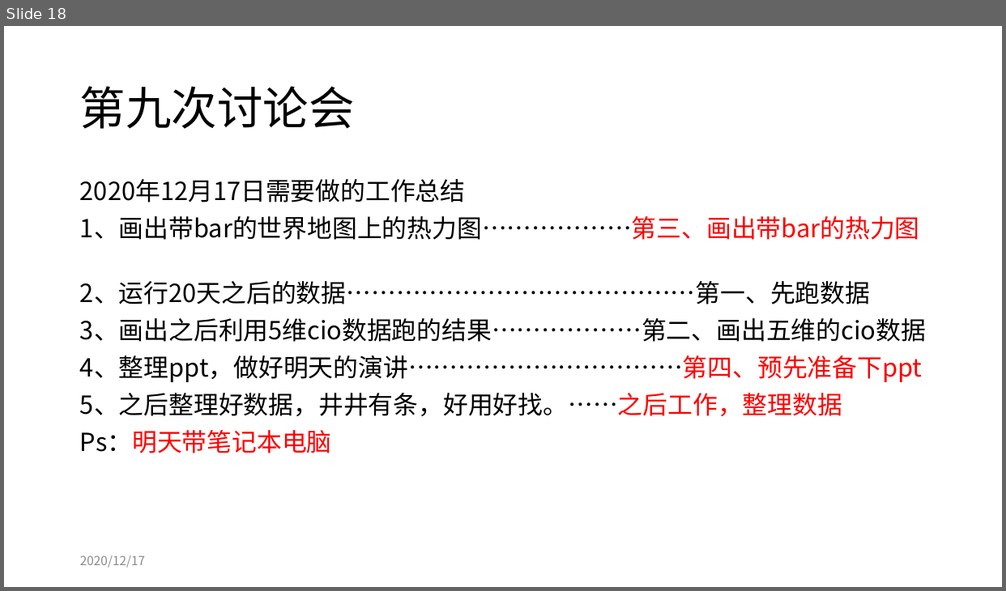
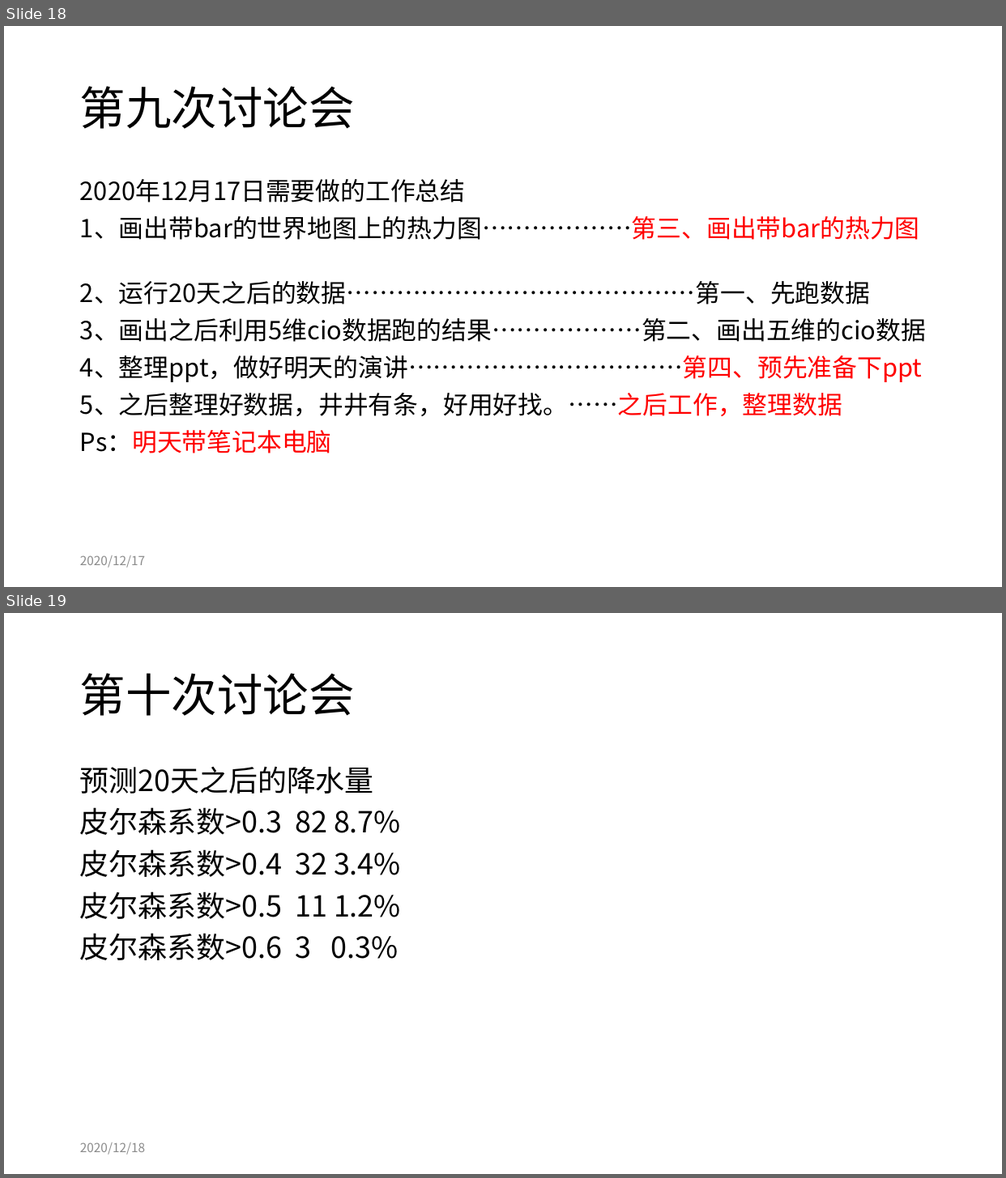
Before and after one commit to tureful/tureful.github.io, a slide deck: workshop_summary.pptx. Shown one above the other, each under a label of ours: slide 18 before the commit, slides 18 and 19 after it. The pictures are 1006x591 and 1006x1178 pixels, drawn with LibreOffice and Linux fonts; fonts in the diff are those of the drawing. Boxes give left, top, right and bottom in pixels: in the first picture for what was removed or moved away, otherwise in the second. Text is boxed around its words. In the diff, an @@ line names an element or a change of style, - is before the commit and + after.

Commit message:
rewrite workshop summary.

```diff
--- a/workshop_summary.pptx
+++ b/workshop_summary.pptx
@@ slide 19 added at (4, 613, 1002, 1174), background #FFFFFF @@
@@ title added at (80, 673, 355, 716), 44 pt, text #000000 @@
+第十次讨论会
@@ text added at (80, 766, 401, 960), 28 pt, text #000000 @@
+预测20天之后的降水量
+皮尔森系数>0.3 82 8.7%
+皮尔森系数>0.4 32 3.4%
+皮尔森系数>0.5 11 1.2%
+皮尔森系数>0.6 3 0.3%
@@ text added at (80, 1143, 145, 1155), 12 pt, text #8C8C8C @@
+2020/12/18
```
